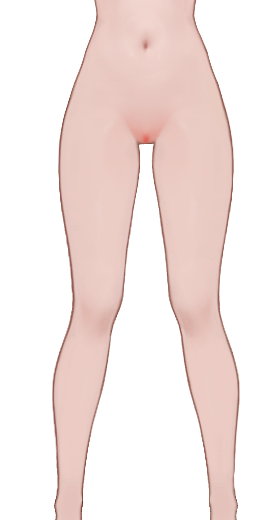
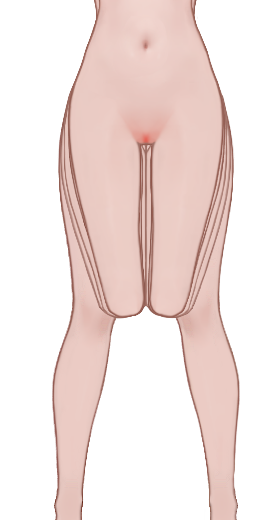
Comparing the layer stacks of the two w=270, h=520 images. Changes:
added layer "新Kneel 副本 6" above "新LegsClosed 副本 5" over (x1=67, y1=0, x2=225, y2=318)
added layer "新LegsClosed 副本 5" above "新LegsClosed 副本 6" over (x1=67, y1=0, x2=226, y2=318)
added layer "新LegsClosed 副本 6" above "图层 6 副本 3" over (x1=63, y1=0, x2=228, y2=319)
added layer "图层 6 副本 3" above "新Default 副本" over (x1=60, y1=0, x2=231, y2=319)
